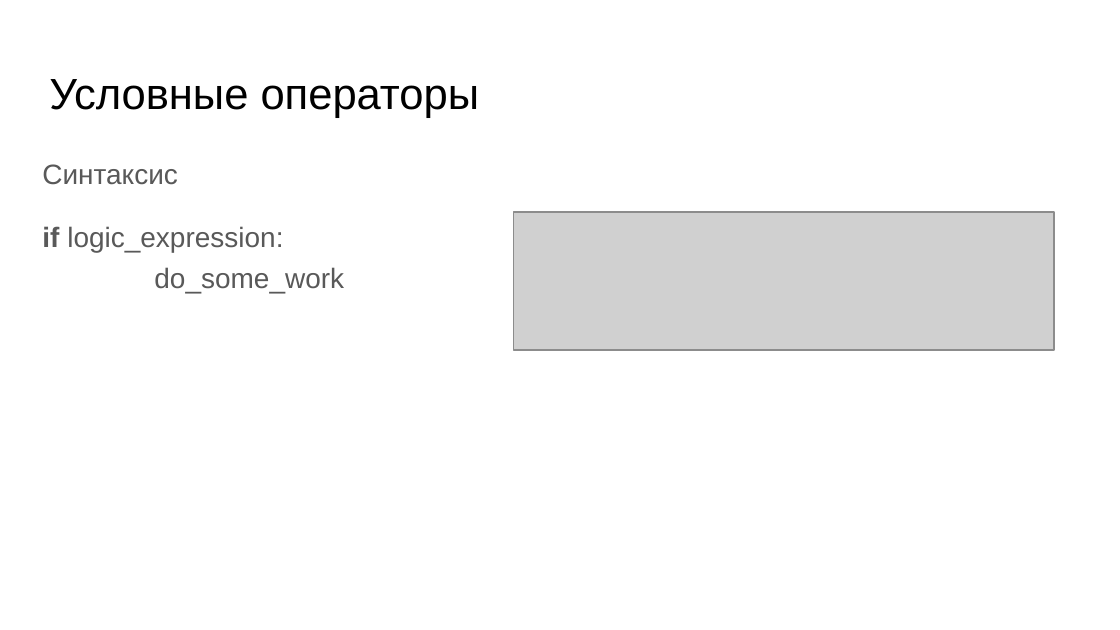
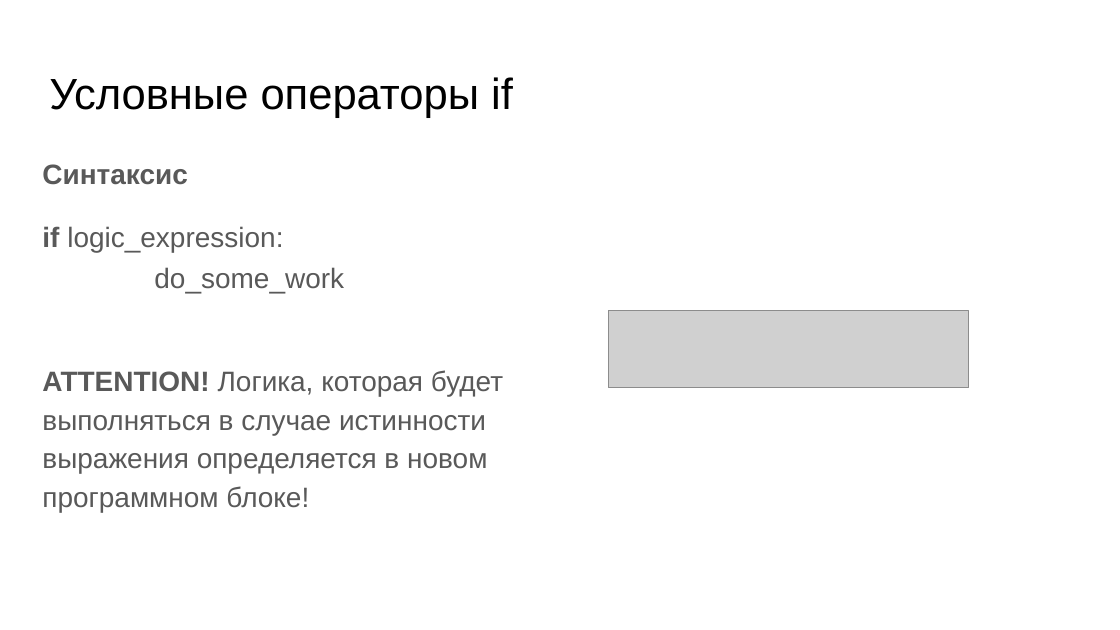
Before and after one commit to skhayrulin/python_course, a slide deck: slide 43 of lecture/Lecture3.pptx (slide 21 before the commit). Drawn at 1120x630 pixels with LibreOffice and Linux fonts; fonts in the diff are those of the drawing; grey boxes stand for pictures. Boxes give left, top, right and bottom in pixels: in the first picture for what was removed or moved away, otherwise in the second. Text is boxed around its words. In the diff, an @@ line names an element or a change of style, - is before the commit and + after.

```diff
--- a/lecture/Lecture3.pptx
+++ b/lecture/Lecture3.pptx
@@ title at (49,77,513,118): text changed @@
-Условные операторы
+Условные операторы if
@@ text at (42,164,188,185): bold on in "Синтаксис" @@
@@ picture removed at (513,212,1054,349) @@
@@ picture added at (608,311,969,389) @@
@@ text at (42,370,503,512): paragraph added @@
+ATTENTION! Логика, которая будет выполняться в случае истинности выражения определяется в новом программном блоке!
```
Also in this commit, not shown: 10 other slides changed, 38 slides added, 4 slides removed, 1 other file.
